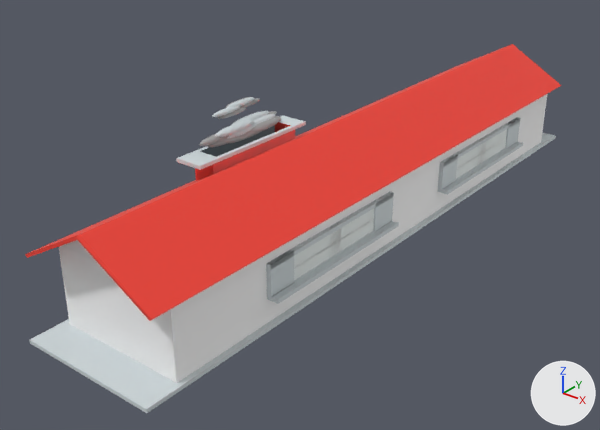
One commit to the glTF model app/public/models/single.glb: the scene before it, then after it.
Rendered twice from a camera (50 mm lens) standing at (12.7, -18.57, 10.91) and looking at (-0.82, -1.67, 0.43). The axes (+X, +Y, +Z) are drawn at lower right. The lights are the same throughout. The picture after the commit comes second. Where no turn or scale is listed for an object, it has been applied to the vertices. Vertices at exactly the same position are counted once.

The scene before the commit, as lines of its bpy script (objects in view):
```python
me_geometry_0 = bpy.data.meshes.new('geometry_0')
me_geometry_0.from_pydata(...)  # 2024 vertices, 3792 faces; spans x -2.1..2.1, y -10.1..10.1, z 0.0..4.1
me_geometry_0.materials.append(mat_defaultmaterial)
ob_geometry_0 = bpy.data.objects.new('geometry_0', me_geometry_0)
ob_geometry_0.location = (0.0, 0.0, 0.0)
```
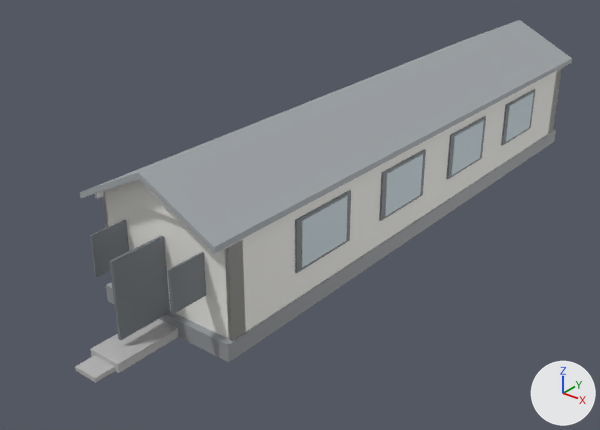
Pixel boxes (x1, y1, x2, y2) of what changed, in the pictures (600 x 430 px):
'geometry_0', reshaped (7% narrower)
    before: (25, 44, 562, 413)
    after: (75, 20, 572, 383)
part 1 of me_geometry_0, added
    after: (106, 129, 556, 362)
part 2 of me_geometry_0, added
    after: (103, 68, 562, 341)
part 3 of me_geometry_0, added
    after: (549, 69, 562, 132)
part 4 of me_geometry_0, added
    after: (225, 242, 246, 341)
part 5 of me_geometry_0, added
    after: (95, 191, 104, 198)
part 6 of me_geometry_0, added
    after: (225, 66, 565, 249)
part 7 of me_geometry_0, added
    after: (501, 89, 536, 146)
part 8 of me_geometry_0, added
    after: (505, 93, 534, 142)
part 9 of me_geometry_0, added
    after: (446, 116, 486, 179)
part 10 of me_geometry_0, added
    after: (451, 120, 484, 175)
part 11 of me_geometry_0, added
    after: (379, 149, 426, 221)
part 12 of me_geometry_0, added
    after: (385, 154, 423, 216)
part 13 of me_geometry_0, added
    after: (295, 190, 351, 273)
part 14 of me_geometry_0, added
    after: (302, 196, 348, 268)
part 15 of me_geometry_0, added
    after: (109, 235, 170, 340)
part 16 of me_geometry_0, added
    after: (91, 319, 178, 373)
part 17 of me_geometry_0, added
    after: (75, 355, 115, 383)
part 18 of me_geometry_0, added
    after: (90, 220, 129, 277)
part 19 of me_geometry_0, deleted
    before: (25, 44, 562, 413)
part 20 of me_geometry_0, built on
    before: (59, 94, 548, 383)
    after: (80, 20, 572, 314)

Patch to the scene script:
```diff
--- a/app/public/models/single.glb.py
+++ b/app/public/models/single.glb.py
@@ me_geometry_0 @@
 # used by ob_geometry_0; location = (0.0, 0.0, 0.0)
-me_geometry_0.from_pydata(...)  # 2024 vertices, 3792 faces; spans x -2.1..2.1, y -10.1..10.1, z 0.0..4.1
+me_geometry_0.from_pydata(...)  # 280 vertices, 420 faces; spans x -2.1..2.1, y -10.1..10.1, z 0.0..4.1
+# me_geometry_0 part 1: a new loose piece, a box spanning x -2.05..2.05, y -7.76..9.71, z 0.0..0.46, in mat_defaultmaterial
+# me_geometry_0 part 2: a new loose piece, a box spanning x -2.0..2.0, y -7.6..9.5, z 0.5..3.0, in mat_defaultmaterial
+# me_geometry_0 part 3: a new loose piece, a box spanning x 1.9..2.01, y 9.09..9.53, z 0.43..3.07, in mat_defaultmaterial
+# me_geometry_0 part 4: a new loose piece, a box spanning x 1.9..2.01, y -7.59..-7.15, z 0.43..3.07, in mat_defaultmaterial
+# me_geometry_0 part 5: a new loose piece, a box spanning x -2.05..-1.966, y -7.764..9.705, z 2.819..3.048, in mat_defaultmaterial
+# me_geometry_0 part 6: a new loose piece, a box spanning x 1.966..2.05, y -7.764..9.705, z 2.819..3.048, in mat_defaultmaterial
+# me_geometry_0 part 7: a new loose piece, a box spanning x 2.008..2.058, y 5.206..7.323, z 1.196..2.568, in mat_defaultmaterial
+# me_geometry_0 part 8: a new loose piece, a box spanning x 2.037..2.079, y 5.382..7.147, z 1.273..2.492, in mat_defaultmaterial
+# me_geometry_0 part 9: a new loose piece, a box spanning x 2.008..2.058, y 1.676..3.794, z 1.196..2.568, in mat_defaultmaterial
+# me_geometry_0 part 10: a new loose piece, a box spanning x 2.037..2.079, y 1.853..3.617, z 1.273..2.492, in mat_defaultmaterial
+# me_geometry_0 part 11: a new loose piece, a box spanning x 2.008..2.058, y -1.853..0.265, z 1.196..2.568, in mat_defaultmaterial
+# me_geometry_0 part 12: a new loose piece, a box spanning x 2.037..2.079, y -1.676..0.088, z 1.273..2.492, in mat_defaultmaterial
+# me_geometry_0 part 13: a new loose piece, a box spanning x 2.008..2.058, y -5.382..-3.265, z 1.196..2.568, in mat_defaultmaterial
+# me_geometry_0 part 14: a new loose piece, a box spanning x 2.037..2.079, y -5.206..-3.441, z 1.273..2.492, in mat_defaultmaterial
+# me_geometry_0 part 15: a new loose piece, a box spanning x -0.042..0.042, y -9.07..-6.247, z 0.419..2.4, in mat_defaultmaterial
+# me_geometry_0 part 16: a new loose piece, a box spanning x -0.46..0.46, y -9.53..-7.76, z 0.0..0.23, in mat_defaultmaterial
+# me_geometry_0 part 17: a new loose piece, a box spanning x -0.33..0.33, y -10.06..-9.18, z 0.0..0.11, in mat_defaultmaterial
+# me_geometry_0 part 18: a new loose piece, a box spanning x -1.28..-1.23, y -8.594..-6.653, z 1.349..2.416, in mat_defaultmaterial
+# me_geometry_0 part 19: 64 loose pieces with 2014 vertices, spanning x -2.1..2.1, y -10.1..10.1, z 0.0..4.1, are deleted
+# me_geometry_0 part 20: 10 vertices removed from x -1.8..1.8, y -9.3..9.1, z 0.1..3.2; 40 vertices added at x -2.1..2.1, y -8.6..10.1, z 1.3..4.1
+# other edits to the shape of me_geometry_0 do not show in these pictures
 me_geometry_0.materials.append(mat_defaultmaterial)
```
